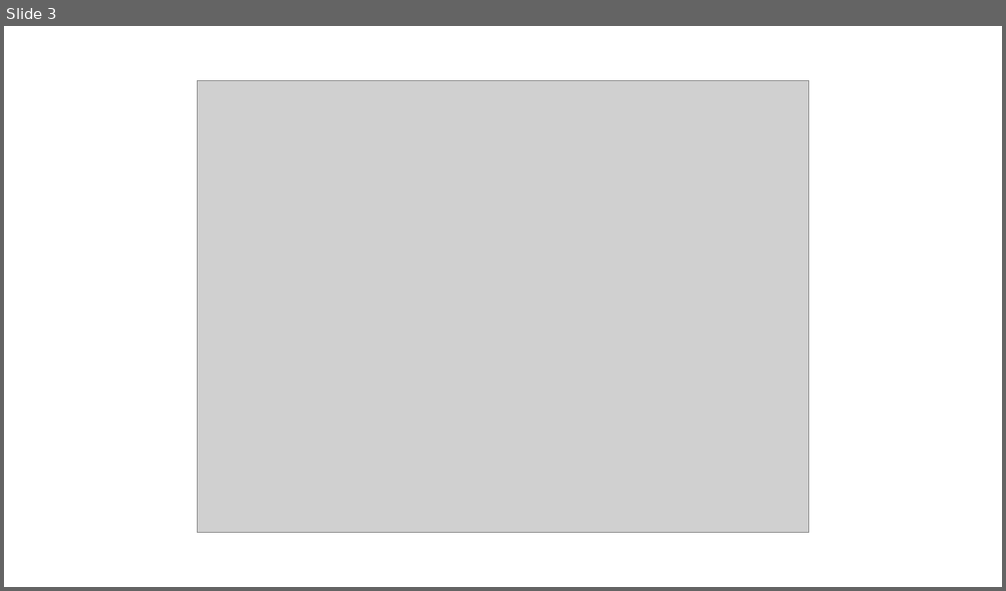
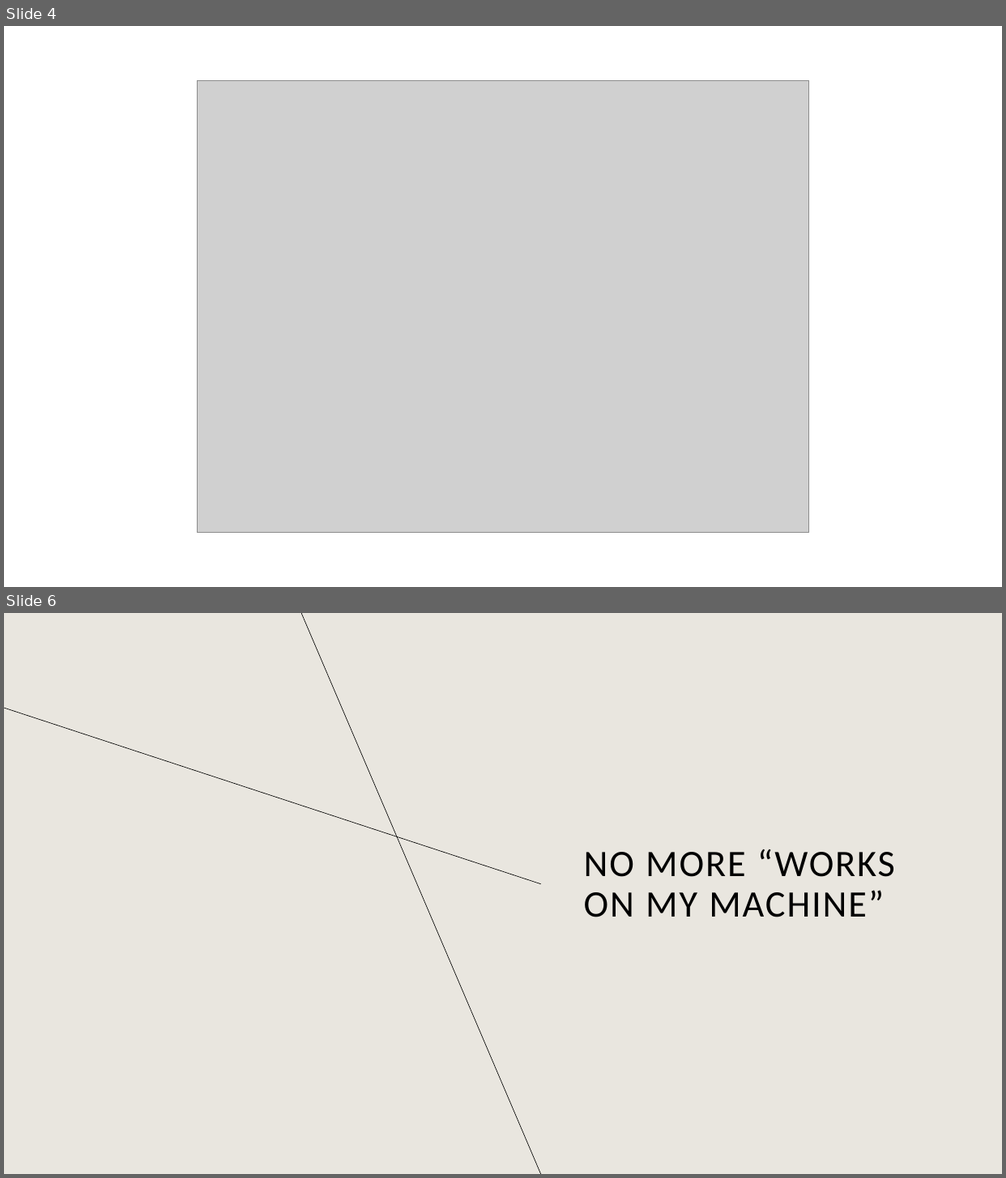
Before and after one commit to Shak-o/C-Examples, a slide deck: Docker/Docs/Slides/Docker for Local Development.pptx. Shown one above the other, each under a label of ours: slide 3 before the commit, slides 4 and 6 after it; the slides between them are not shown. The pictures are 1006x591 and 1006x1178 pixels, drawn with LibreOffice and Linux fonts; fonts in the diff are those of the drawing; grey boxes stand for pictures; background and template pictures are left out. Boxes give left, top, right and bottom in pixels: in the first picture for what was removed or moved away, otherwise in the second. Text is boxed around its words. In the diff, an @@ line names an element or a change of style, - is before the commit and + after.

```diff
--- a/Docker/Docs/Slides/Docker for Local Development.pptx
+++ b/Docker/Docs/Slides/Docker for Local Development.pptx
@@ slide 6 added at (4, 613, 1002, 1174), background #E9E6DF @@
@@ line added from (541, 1174) to (301, 613), #000000 0.5 pt @@
@@ line added from (541, 884) to (4, 708), #000000 0.5 pt @@
@@ title added at (584, 850, 895, 918), 36 pt, text #000000 @@
+NO MORE “WORKS ON MY MACHINE”
@@ what was slide 3 is now slide 4 @@
```
Also in this commit, not shown: 4 slides changed, 6 other slides added, 1 other file.
